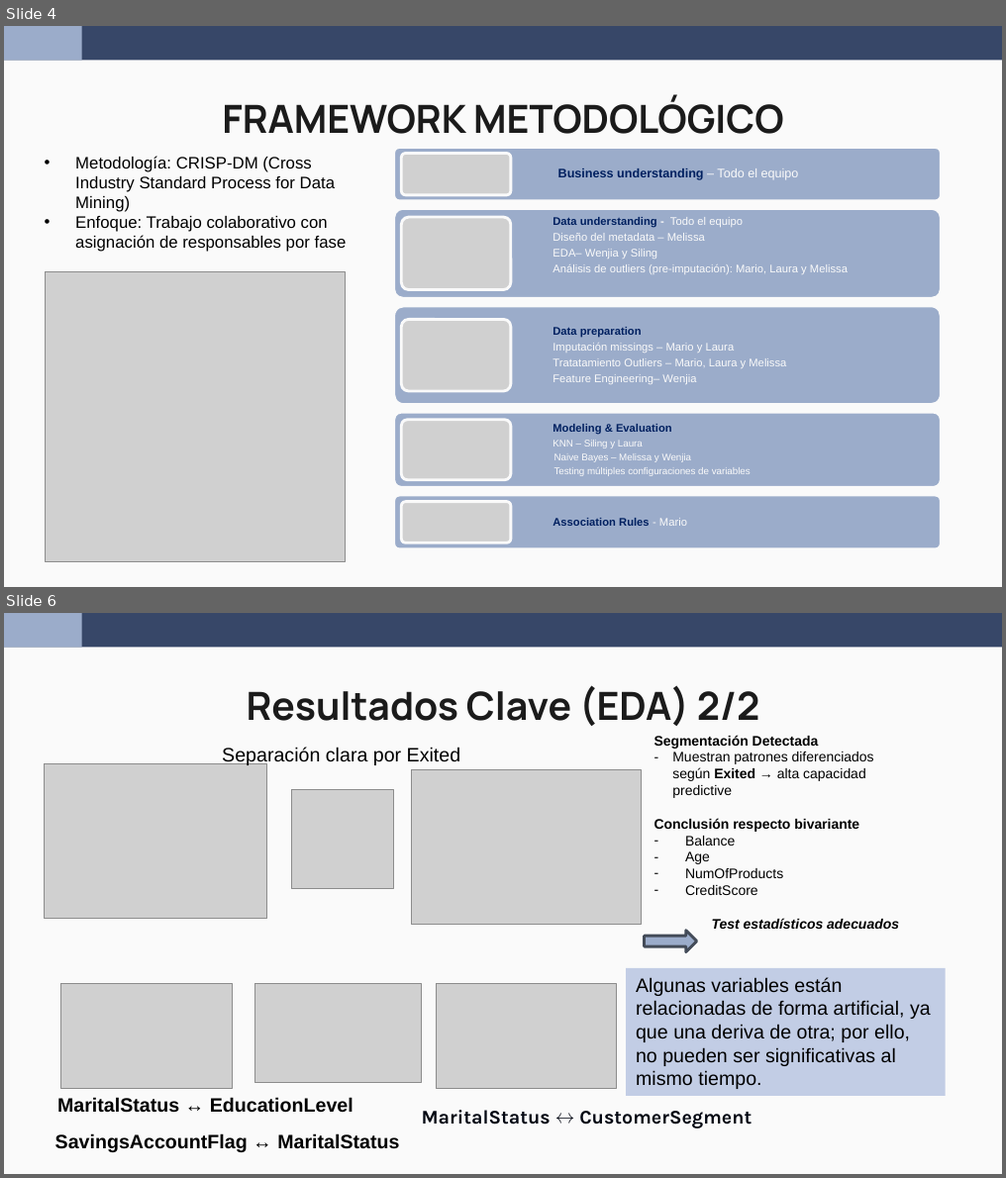
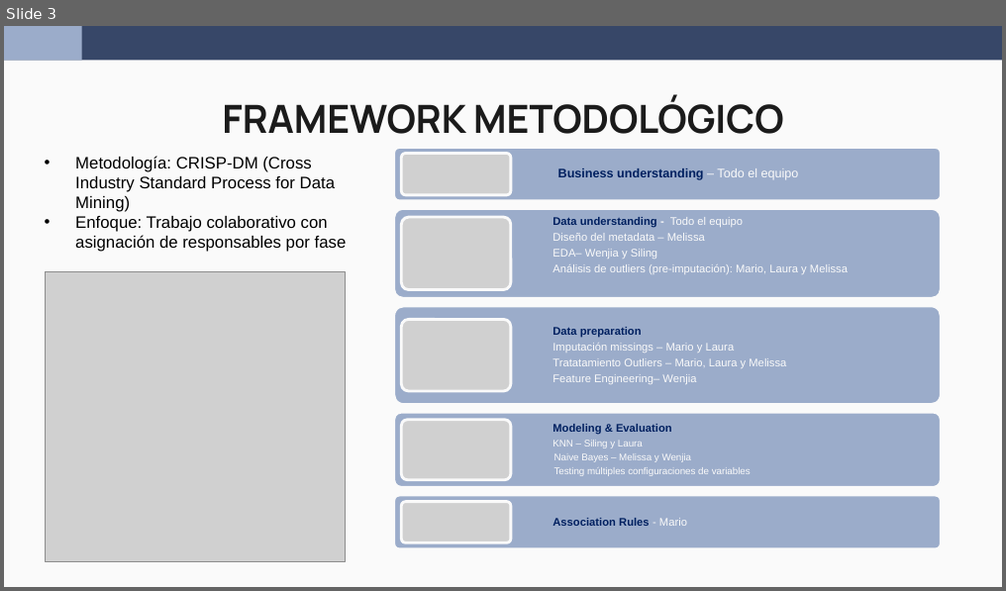
Before and after one commit to wen2111/Mineria, a slide deck: Entrega_2/00.REPORTE/Reporte_Grupo5.pptx. Shown one above the other, each under a label of ours: slides 4 and 6 before the commit, slide 3 after it; the slides between them are not shown. The pictures are 1006x1178 and 1006x591 pixels, drawn with LibreOffice and Linux fonts; fonts in the diff are those of the drawing; grey boxes stand for pictures. Boxes give left, top, right and bottom in pixels: in the first picture for what was removed or moved away, otherwise in the second. Text is boxed around its words. In the diff, an @@ line names an element or a change of style, - is before the commit and + after.

```diff
--- a/Entrega_2/00.REPORTE/Reporte_Grupo5.pptx
+++ b/Entrega_2/00.REPORTE/Reporte_Grupo5.pptx
@@ slide 6 removed at <box>4,613,1002,1174</box>, background #FAFAFA; not listed: 2 template elements that a slide beside it also shows @@
@@ title removed at <box>247,685,760,726</box> @@
-Resultados Clave (EDA) 2/2
@@ text removed at <box>222,747,461,765</box> @@
-Separación clara por Exited
@@ text removed at <box>654,735,899,929</box> @@
-Segmentación Detectada
-– Muestran patrones diferenciados según Exited → alta capacidad predictive
-Conclusión respecto bivariante
-– Balance
-– Age
-– NumOfProducts
-– CreditScore
-Test estadísticos adecuados
@@ picture removed at <box>44,763,267,918</box> @@
@@ picture removed at <box>291,789,393,888</box> @@
@@ picture removed at <box>411,770,641,926</box> @@
@@ right arrow removed at <box>644,931,697,953</box> @@
@@ rectangle removed at <box>626,968,945,1096</box> @@
-Algunas variables están relacionadas de forma artificial, ya que una deriva de otra; por ello, no pueden ser significativas al mismo tiempo.
@@ picture removed at <box>60,984,233,1089</box> @@
@@ picture removed at <box>254,984,421,1083</box> @@
@@ picture removed at <box>436,984,617,1089</box> @@
@@ text removed at <box>57,1097,353,1113</box> @@
-MaritalStatus ↔ EducationLevel
@@ text removed at <box>422,1110,751,1129</box> @@
-MaritalStatus ↔ CustomerSegment
@@ text removed at <box>55,1134,399,1153</box> @@
-SavingsAccountFlag ↔ MaritalStatus
@@ what was slide 4 is now slide 3 @@
```
Also in this commit, not shown: 1 slide changed, 2 slides added, 3 other slides removed, 3 other files.
